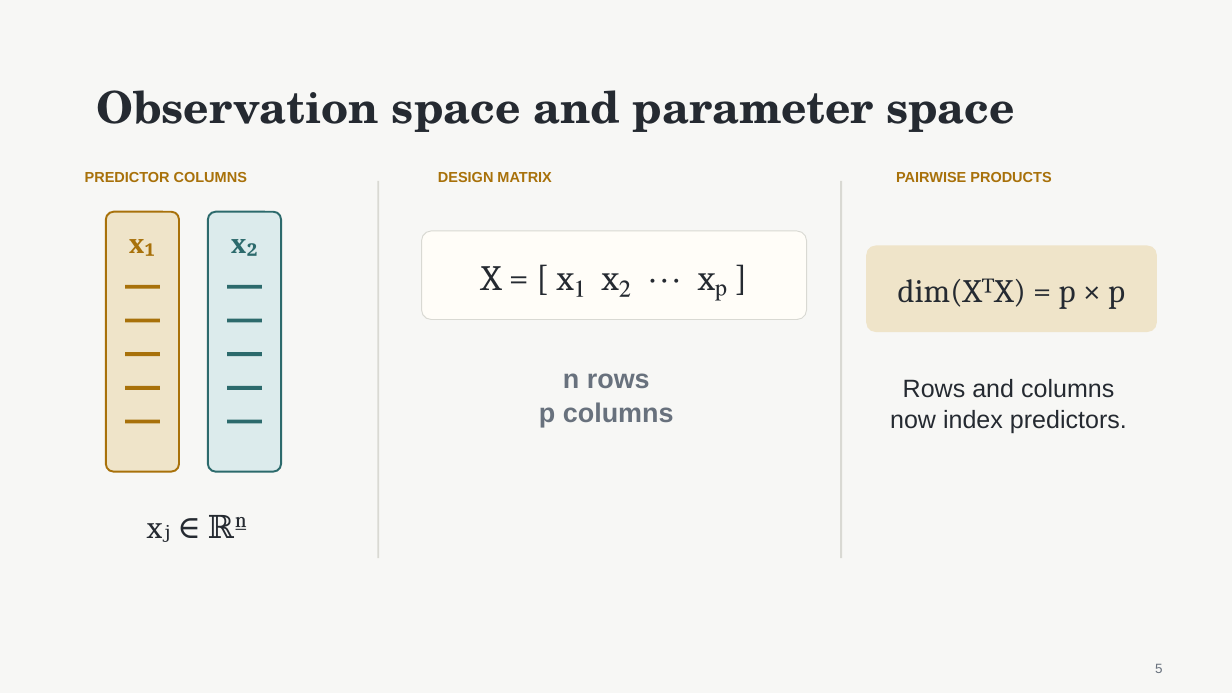
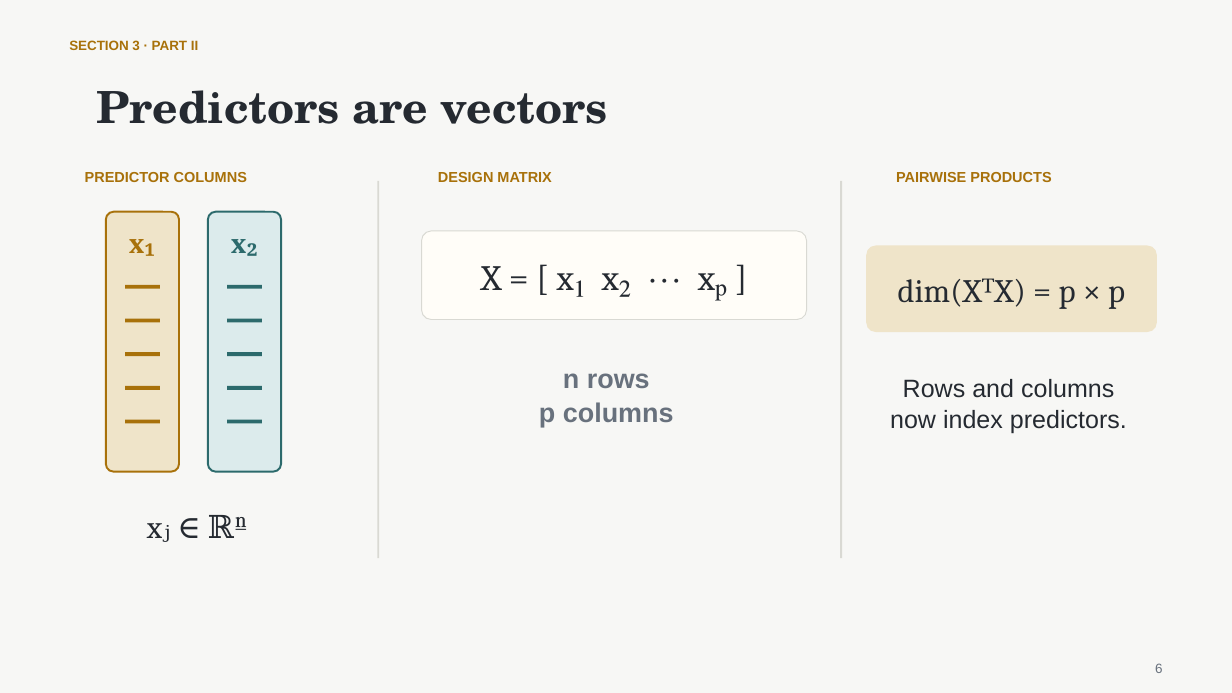
Before and after one commit to nurdauletakhanov/ReadingLab, a slide deck: slide 6 of public/slides/session-0-least-squares-foundations.pptx (slide 5 before the commit). Drawn at 1232x693 pixels with LibreOffice and Linux fonts; fonts in the diff are those of the drawing. Boxes give left, top, right and bottom in pixels: in the first picture for what was removed or moved away, otherwise in the second. Text is boxed around its words. In the diff, an @@ line names an element or a change of style, - is before the commit and + after.

Commit message:
Align Session 0 slides with tutorial sections

```diff
--- a/public/slides/session-0-least-squares-foundations.pptx
+++ b/public/slides/session-0-least-squares-foundations.pptx
@@ text added at (69, 40, 198, 54), 10.5 pt, text #A8710A, bold @@
+SECTION 3 · PART II
@@ text at (96, 90, 608, 124): text changed @@
-Observation space and parameter space
+Predictors are vectors
```
Also in this commit, not shown: 16 other slides changed, 4 slides added, 4 slides removed, 1 other file.
